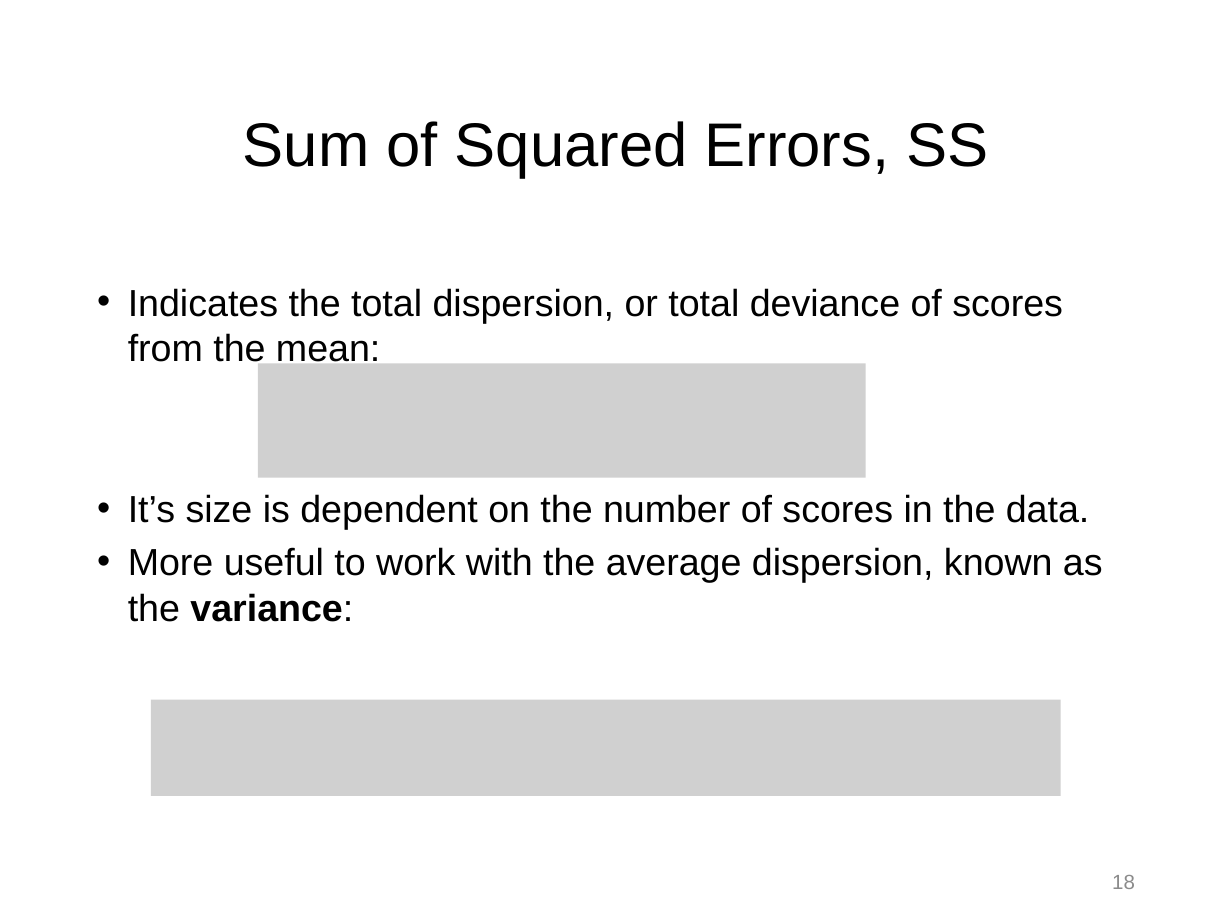
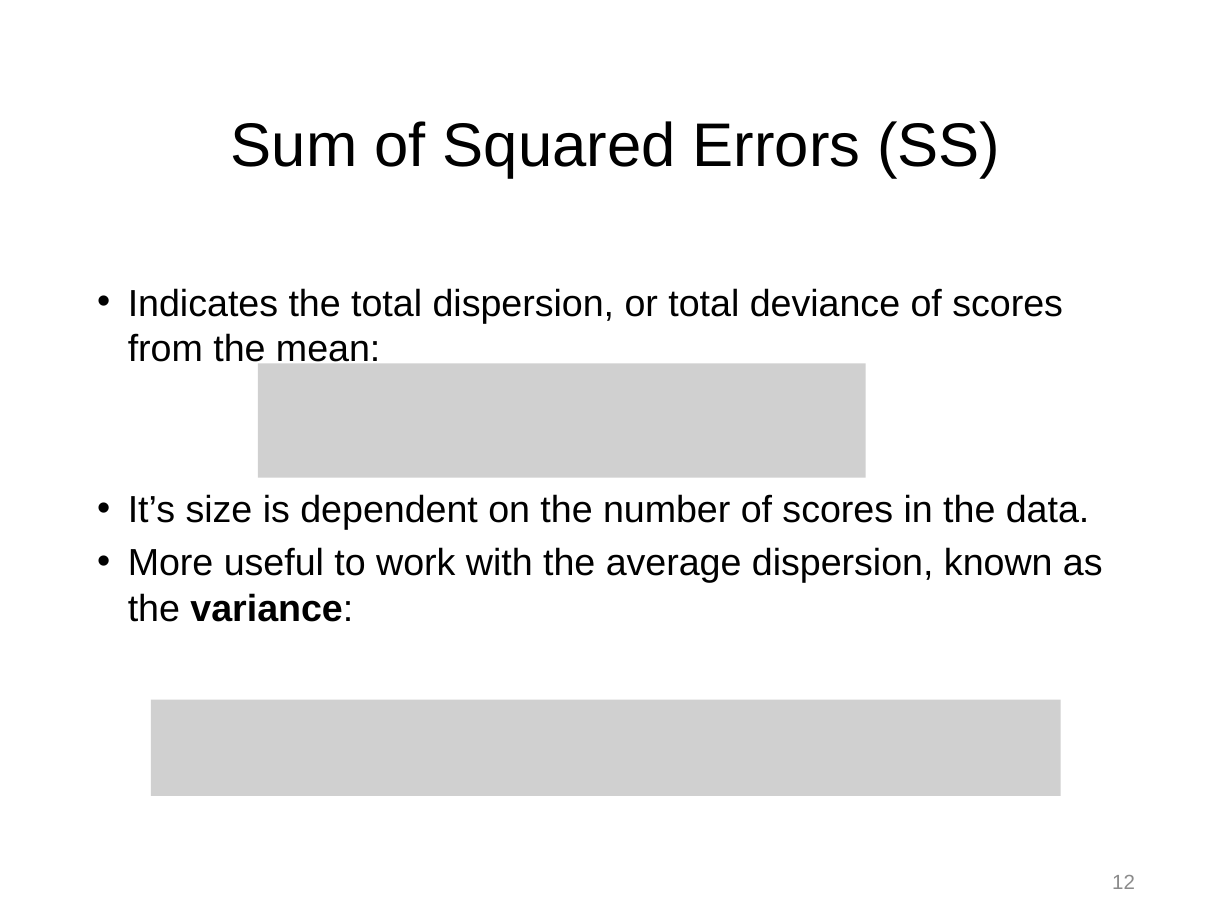
Before and after one commit to npm27/Teaching-Materials, a slide deck: slide 12 of Stats/Slides/2 Chapter 2 Slides.pptx (slide 18 before the commit). Drawn at 1232x924 pixels with LibreOffice and Linux fonts; fonts in the diff are those of the drawing; grey boxes stand for pictures. Boxes give left, top, right and bottom in pixels: in the first picture for what was removed or moved away, otherwise in the second. Text is boxed around its words. In the diff, an @@ line names an element or a change of style, - is before the commit and + after.

```diff
--- a/Stats/Slides/2 Chapter 2 Slides.pptx
+++ b/Stats/Slides/2 Chapter 2 Slides.pptx
@@ title at box(231, 121, 1000, 178): text changed @@
-Sum of Squared Errors, SS
+Sum of Squared Errors (SS)
@@ page number at box(1112, 875, 1135, 889): text changed @@
-18
+12
```
Also in this commit, not shown: 6 other slides changed, 6 slides removed, 3 other files.
